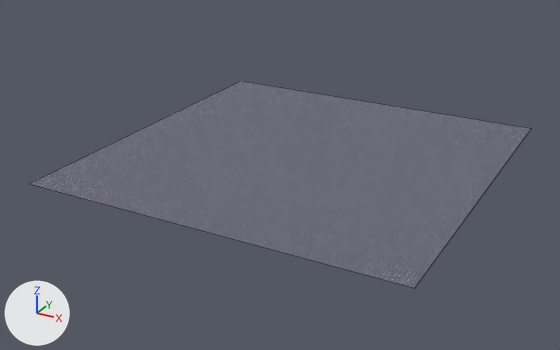
Two versions of the Blender file raster_background.blend, one commit apart.
One viewpoint serves both versions: a 50 mm lens placed at (13.31, -26.03, 10.74), pointed at (-0.52, -0.89, -1.83). Every picture has the same lights, and +X, +Y and +Z are marked at lower left. Mesh edges are drawn as thin lines. The same objects are shown in both versions, whatever each file hides.
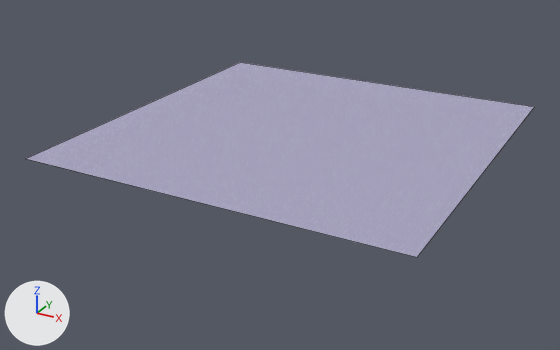
Changed parts and their boxes (x1, y1, x2, y2) in the pictures (560 x 350 px):
'Plane', recoloured, moved
    before: (30, 81, 532, 288)
    after: (26, 62, 534, 257)

Patch to the scene script:
```diff
--- a/raster_background.blend.py
+++ b/raster_background.blend.py
@@ mat_material_001 @@
 n7 = _N.new('ShaderNodeRGB'); n7.name = 'RGB.001'
-n7.outputs[0].default_value = (0.16, 0.129, 0.179, 0.0)  # 'Color', grey #6f6575
+n7.outputs[0].default_value = (0.492, 0.395, 0.554, 0.0)  # 'Color', light grey #baa9c4
 _L.new(n6.outputs[0], n3.inputs[6])  # 'Color' to 'A'
@@ ob_plane @@
 ob_plane = bpy.data.objects.new('Plane', me_plane)
-ob_plane.location = (0.0, 0.0, -1.12)
+ob_plane.location = (0.0, 0.0, -0.12)
 ob_plane.scale = (0.3, 0.3, 1.0)
```
